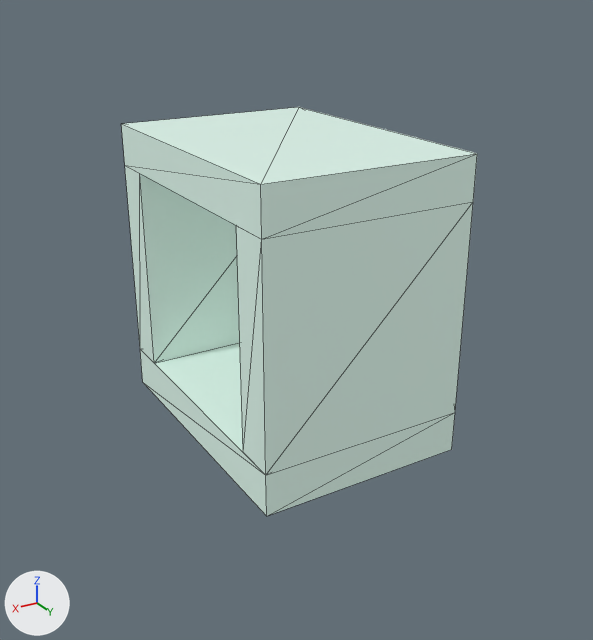
One commit to the glTF model assets/obstacles/tunnel_large.glb: the scene before it, then after it.
Camera for both pictures: a camera (50 mm lens) standing at (15.83, 26.21, 14.14) and looking at (4.34, 7.06, 4.57). The lights are fixed; the arrows at lower left show +X, +Y and +Z. The older version comes first. Mesh edges are drawn as thin lines. Where no turn or scale is listed for an object, it has been applied to the vertices. Vertices at exactly the same position are counted once.

In view in the first picture: 'TunnelLarge_Ceiling-convcol', 'TunnelLarge_Floor-convcol', 'TunnelLarge_WallL-convcol', 'TunnelLarge_WallR-convcol'.
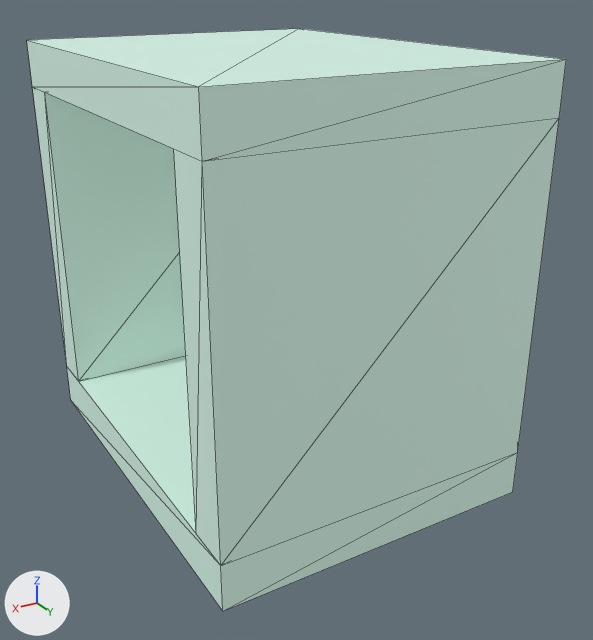
Where the change shows, as pixel boxes [x1, y1, x2, y2] in the pictures (593 x 640 px):
'TunnelLarge_WallR-convcol', moved, rescaled (62% wider, 64% taller): before [236, 202, 473, 475]; after [174, 118, 559, 566]
'TunnelLarge_Ceiling-convcol', reshaped, moved (51% wider): before [121, 107, 477, 239]; after [27, 29, 566, 161]
'TunnelLarge_Floor-convcol', reshaped, moved (43% wider, 47% taller): before [140, 343, 455, 516]; after [67, 356, 518, 611]
'TunnelLarge_WallL-convcol', moved, rescaled: before [125, 165, 240, 363]; after [32, 87, 186, 382]

Diff of the bpy script that builds the scene:
```diff
--- a/assets/obstacles/tunnel_large.glb.py
+++ b/assets/obstacles/tunnel_large.glb.py
@@ me_tunnellarge_ceiling_convcol @@
-me_tunnellarge_ceiling_convcol.from_pydata(...)  # 8 vertices, 12 faces; spans x -3.38..3.38, y -4.72..4.72, z 8.1..9.45
-me_tunnellarge_ceiling_convcol.vertices[0].co = (-3.38, -4.72, 8.1)
-me_tunnellarge_ceiling_convcol.vertices[1].co = (3.38, -4.72, 8.1)  # pixel (124, 165)
-me_tunnellarge_ceiling_convcol.vertices[2].co = (3.38, 4.72, 8.1)  # pixel (261, 239)
-me_tunnellarge_ceiling_convcol.vertices[3].co = (-3.38, 4.72, 8.1)  # pixel (473, 201)
-me_tunnellarge_ceiling_convcol.vertices[4].co = (-3.38, -4.72, 9.45)  # pixel (298, 107)
-me_tunnellarge_ceiling_convcol.vertices[5].co = (3.38, -4.72, 9.45)  # pixel (121, 123)
-me_tunnellarge_ceiling_convcol.vertices[6].co = (3.38, 4.72, 9.45)  # pixel (260, 184)
-me_tunnellarge_ceiling_convcol.vertices[7].co = (-3.38, 4.72, 9.45)  # pixel (477, 153)
+me_tunnellarge_ceiling_convcol.from_pydata(...)  # 8 vertices, 12 faces; spans x 0.0..9.45, y 0.0..12.15, z 10.8..12.15
+# me_tunnellarge_ceiling_convcol part 1
+me_tunnellarge_ceiling_convcol.vertices[0].co = (0.0, 0.0, 10.8)
+me_tunnellarge_ceiling_convcol.vertices[1].co = (9.45, 0.0, 10.8)  # pixel (32, 86)
+me_tunnellarge_ceiling_convcol.vertices[2].co = (9.45, 12.15, 10.8)  # pixel (202, 161)
+me_tunnellarge_ceiling_convcol.vertices[3].co = (0.0, 12.15, 10.8)  # pixel (559, 117)
+me_tunnellarge_ceiling_convcol.vertices[4].co = (0.0, 0.0, 12.15)  # pixel (299, 28)
+me_tunnellarge_ceiling_convcol.vertices[5].co = (9.45, 0.0, 12.15)  # pixel (26, 40)
+me_tunnellarge_ceiling_convcol.vertices[6].co = (9.45, 12.15, 12.15)  # pixel (198, 86)
+me_tunnellarge_ceiling_convcol.vertices[7].co = (0.0, 12.15, 12.15)  # pixel (566, 59)
 me_tunnellarge_ceiling_convcol.materials.append(mat_obstaclesage)
@@ me_tunnellarge_floor_convcol @@
-me_tunnellarge_floor_convcol.from_pydata(...)  # 8 vertices, 12 faces; spans x -3.38..3.38, y -4.72..4.72, z 0.0..1.35
-me_tunnellarge_floor_convcol.vertices[0].co = (-3.38, -4.72, 0.0)
-me_tunnellarge_floor_convcol.vertices[1].co = (3.38, -4.72, 0.0)  # pixel (142, 382)
-me_tunnellarge_floor_convcol.vertices[2].co = (3.38, 4.72, 0.0)  # pixel (266, 516)
-me_tunnellarge_floor_convcol.vertices[3].co = (-3.38, 4.72, 0.0)  # pixel (451, 449)
-me_tunnellarge_floor_convcol.vertices[4].co = (-3.38, -4.72, 1.35)
-me_tunnellarge_floor_convcol.vertices[5].co = (3.38, -4.72, 1.35)  # pixel (140, 349)
-me_tunnellarge_floor_convcol.vertices[6].co = (3.38, 4.72, 1.35)  # pixel (265, 475)
-me_tunnellarge_floor_convcol.vertices[7].co = (-3.38, 4.72, 1.35)  # pixel (455, 412)
+me_tunnellarge_floor_convcol.from_pydata(...)  # 8 vertices, 12 faces; spans x 0.0..9.45, y 0.0..12.15, z 0.0..1.35
+# me_tunnellarge_floor_convcol part 2
+me_tunnellarge_floor_convcol.vertices[0].co = (0.0, 0.0, 0.0)
+me_tunnellarge_floor_convcol.vertices[1].co = (9.45, 0.0, 0.0)  # pixel (70, 400)
+me_tunnellarge_floor_convcol.vertices[2].co = (9.45, 12.15, 0.0)  # pixel (222, 611)
+me_tunnellarge_floor_convcol.vertices[3].co = (0.0, 12.15, 0.0)  # pixel (512, 491)
+me_tunnellarge_floor_convcol.vertices[4].co = (0.0, 0.0, 1.35)
+me_tunnellarge_floor_convcol.vertices[5].co = (9.45, 0.0, 1.35)  # pixel (66, 366)
+me_tunnellarge_floor_convcol.vertices[6].co = (9.45, 12.15, 1.35)  # pixel (220, 565)
+me_tunnellarge_floor_convcol.vertices[7].co = (0.0, 12.15, 1.35)  # pixel (517, 452)
 me_tunnellarge_floor_convcol.materials.append(mat_obstaclesage)
@@ me_tunnellarge_walll_convcol @@
-me_tunnellarge_walll_convcol.from_pydata(...)  # 8 vertices, 12 faces; spans x -3.38..3.38, y -4.72..-3.38, z 1.35..8.1
+me_tunnellarge_walll_convcol.from_pydata(...)  # 8 vertices, 12 faces; spans x 0.0..9.45, y 0.0..1.35, z 1.35..10.8
+# me_tunnellarge_walll_convcol part 3: the whole mesh is scaled about its middle by (1.4, 1, 1.4), then moved by (4.72, 4.72, 1.35)
 me_tunnellarge_walll_convcol.materials.append(mat_obstaclesage)
@@ me_tunnellarge_wallr_convcol @@
-me_tunnellarge_wallr_convcol.from_pydata(...)  # 8 vertices, 12 faces; spans x -3.38..3.38, y 3.38..4.72, z 1.35..8.1
+me_tunnellarge_wallr_convcol.from_pydata(...)  # 8 vertices, 12 faces; spans x 0.0..9.45, y 10.8..12.15, z 1.35..10.8
+# me_tunnellarge_wallr_convcol part 4: the whole mesh is scaled about its middle by (1.4, 1, 1.4), then moved by (4.72, 7.42, 1.35)
 me_tunnellarge_wallr_convcol.materials.append(mat_obstaclesage)
@@ ob_tunnellarge_ceiling_convcol @@
 ob_tunnellarge_ceiling_convcol = bpy.data.objects.new('TunnelLarge_Ceiling-convcol', me_tunnellarge_ceiling_convcol)
-ob_tunnellarge_ceiling_convcol.location = (3.38, 4.72, 0.0)
+ob_tunnellarge_ceiling_convcol.location = (0.0, 0.0, 0.0)
@@ ob_tunnellarge_floor_convcol @@
 ob_tunnellarge_floor_convcol = bpy.data.objects.new('TunnelLarge_Floor-convcol', me_tunnellarge_floor_convcol)
-ob_tunnellarge_floor_convcol.location = (3.38, 4.72, 0.0)
+ob_tunnellarge_floor_convcol.location = (0.0, 0.0, 0.0)
@@ ob_tunnellarge_walll_convcol @@
 ob_tunnellarge_walll_convcol = bpy.data.objects.new('TunnelLarge_WallL-convcol', me_tunnellarge_walll_convcol)
-ob_tunnellarge_walll_convcol.location = (3.38, 4.72, 0.0)
+ob_tunnellarge_walll_convcol.location = (0.0, 0.0, 0.0)
@@ ob_tunnellarge_wallr_convcol @@
 ob_tunnellarge_wallr_convcol = bpy.data.objects.new('TunnelLarge_WallR-convcol', me_tunnellarge_wallr_convcol)
-ob_tunnellarge_wallr_convcol.location = (3.38, 4.72, 0.0)
+ob_tunnellarge_wallr_convcol.location = (0.0, 0.0, 0.0)
```
